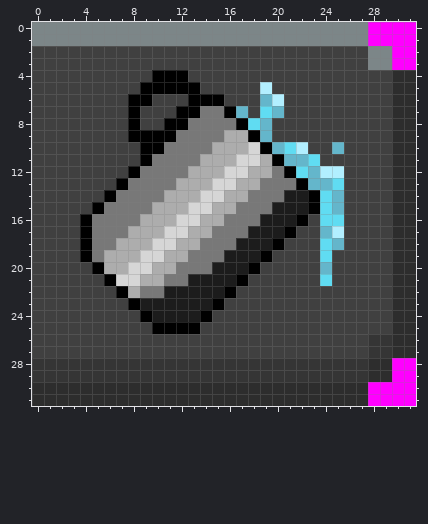
Edited in one commit: pixel-art sprite (gfx/ui_fill.png). This is how it looked before the edit.
The file is 32x32 pixels.
Now the later version:
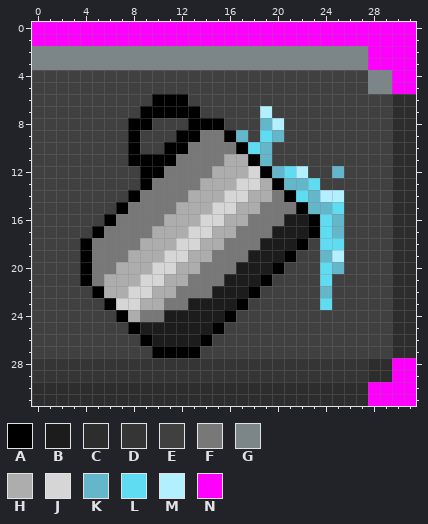
Palette (. is transparent): A #000000  B #1c1c1c  C #2d2d2d  D #353535  E #404040  F #787878  G #7c8688  H #adadad  J #d6d6d6  K #64b6cb  L #60dcf2  M #b2efff  N #ff00ff
What changed:
Changed rows in their new state; - is an unchanged pixel.
first column x 0:
 0 NNNNNNNNNNNNNNNNNNNNNNNNNNNN----
 1 NNNNNNNNNNNNNNNNNNNNNNNNNNNN----
 2 GGGGGGGGGGGGGGGGGGGGGGGGGGGGNN--
 3 GGGGGGGGGGGGGGGGGGGGGGGGGGGGNN--
 4 ----------EEE---------------GGNN
 5 ---------EEEEE-----E--------GGNN
 6 --------EEAAAEEE---EE-----------
 7 --------EAAA--EEEE-ME-----------
 8 ---------A-EEAAAEEE-M-----------
 9 ---------EEEAA--AKELK-----------
10 --------AEEAA--FFALKEEE--E------
11 --------A-AA--FF-HAKEEEE--------
12 --------EAA--FF-HHJAKLMEEK------
13 -------EEA--FF-HHJJHAKKLEE------
14 ------EEA--FF-HHJJHH-ALKMM------
15 -----EEA--FF-HHJJHH-FFAKKL------
16 ----EEA--FF-HHJJHH-FF-BA-K------
17 ----EA--FF-HHJJHH-FF-BBALK------
18 -------FF-HHJJHH-FF-BBA--L------
19 ------FF-HHJJHH-FF-BBA--KM------
20 ----AFF-HHJJHH-FF-BBA---LK------
21 ----AFHHHJJHHFFF-BBA------------
22 -----AHHJJHHFFF-BBA-----K-------
23 ------AJJHHFF--BBA------L-------
24 -------AHFF---BBA---------------
25 --------ABBBBBBA----------------
26 ---------ABBBBA-------------EE--
27 ----------AAAA--------------EE--
Pixel boxes of the changes (left, top, right, bottom) in both pictures:
changed: (32, 22, 416, 358)
